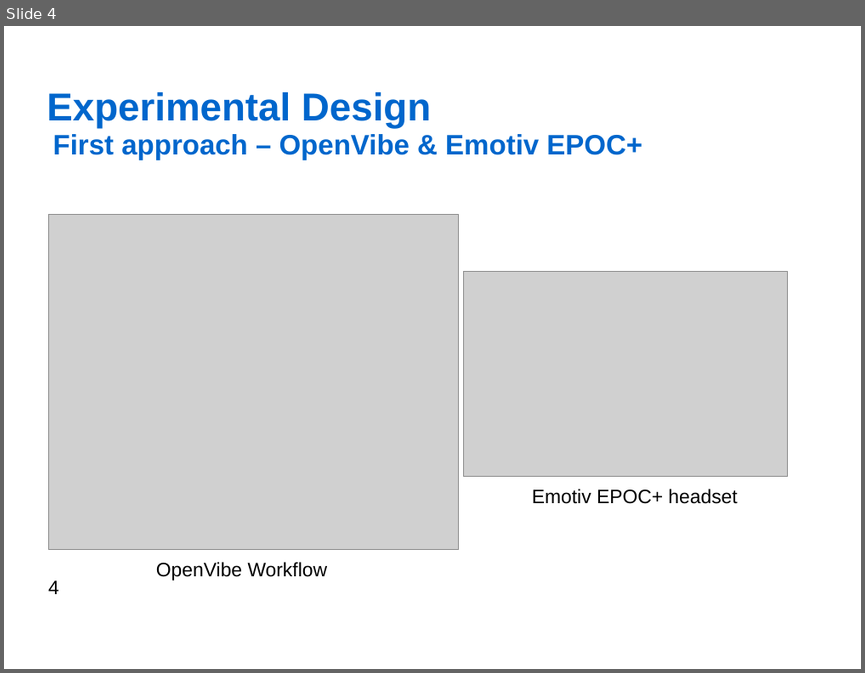
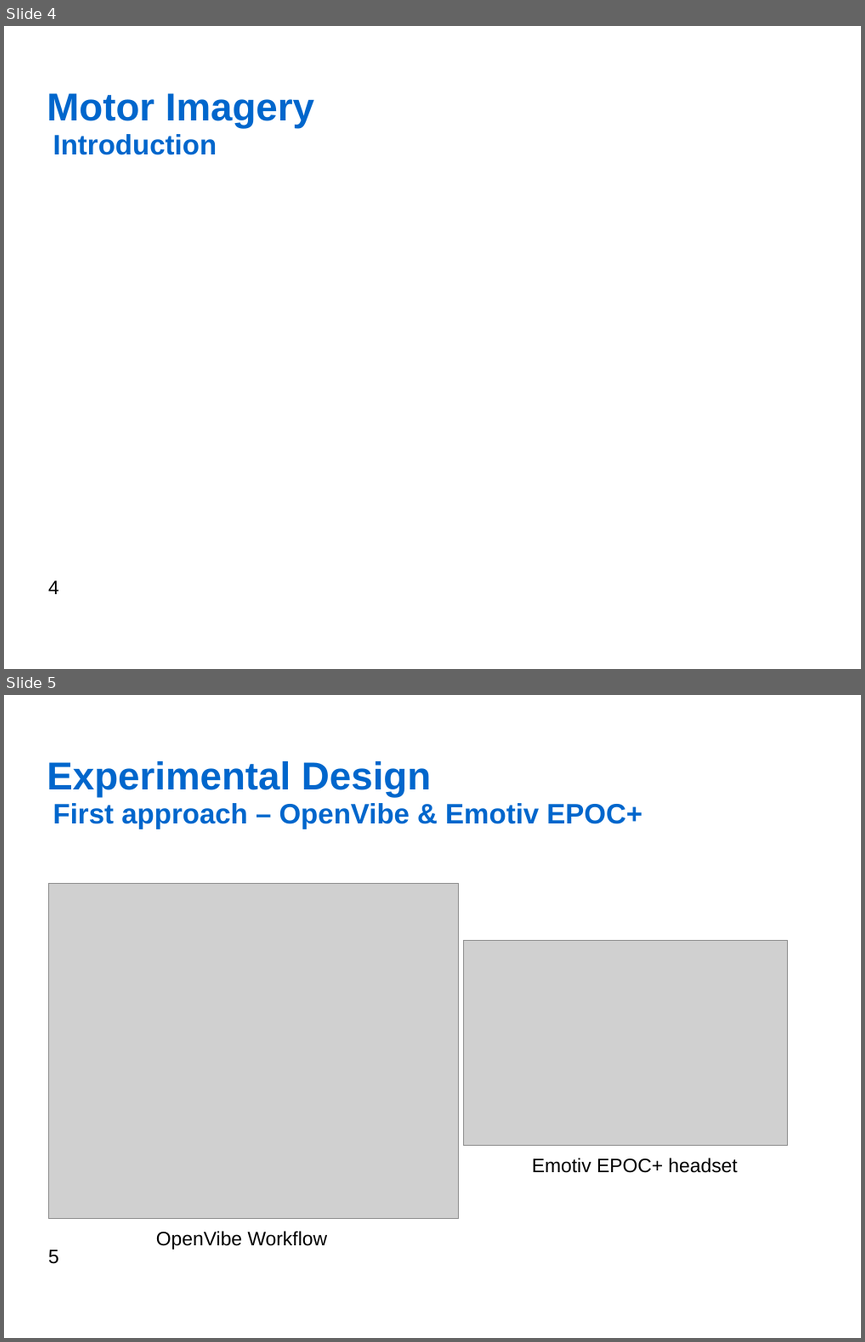
Before and after one commit to jfedjaev/NSTresearchPractice, a slide deck: Report/Presentation/Fedjaev_ResearchPractice.odp. Shown one above the other, each under a label of ours: slide 4 before the commit, slides 4 and 5 after it. The pictures are 865x673 and 865x1342 pixels, drawn with LibreOffice and Linux fonts; fonts in the diff are those of the drawing; grey boxes stand for pictures; background and template pictures are left out. Boxes give left, top, right and bottom in pixels: in the first picture for what was removed or moved away, otherwise in the second. Text is boxed around its words. In the diff, an @@ line names an element or a change of style, - is before the commit and + after.

```diff
--- a/Report/Presentation/Fedjaev_ResearchPractice.odp
+++ b/Report/Presentation/Fedjaev_ResearchPractice.odp
@@ slide 4 added at (4,26,861,669), background #FFFFFF; not listed: 1 template element that a slide beside it also shows @@
@@ title added at (46,93,314,128), 36 pt, text #0066CC, bold @@
+Motor Imagery
@@ title added at (53,134,217,155), 26 pt, text #0066CC, bold @@
+Introduction
@@ what was slide 4 is now slide 5 @@
@@ page number at (48,1249,59,1264): text changed @@
-4
+5
```
Also in this commit, not shown: 3 slides changed, 3 other slides added, 2 slides removed, 1 other file.
